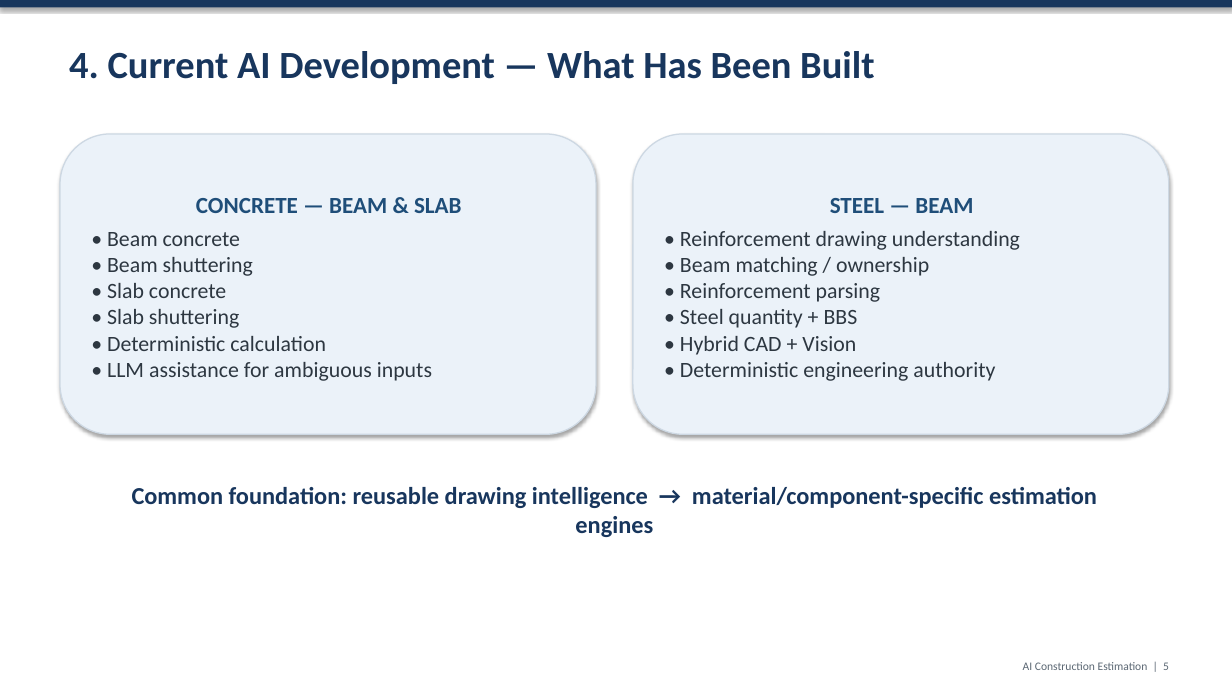
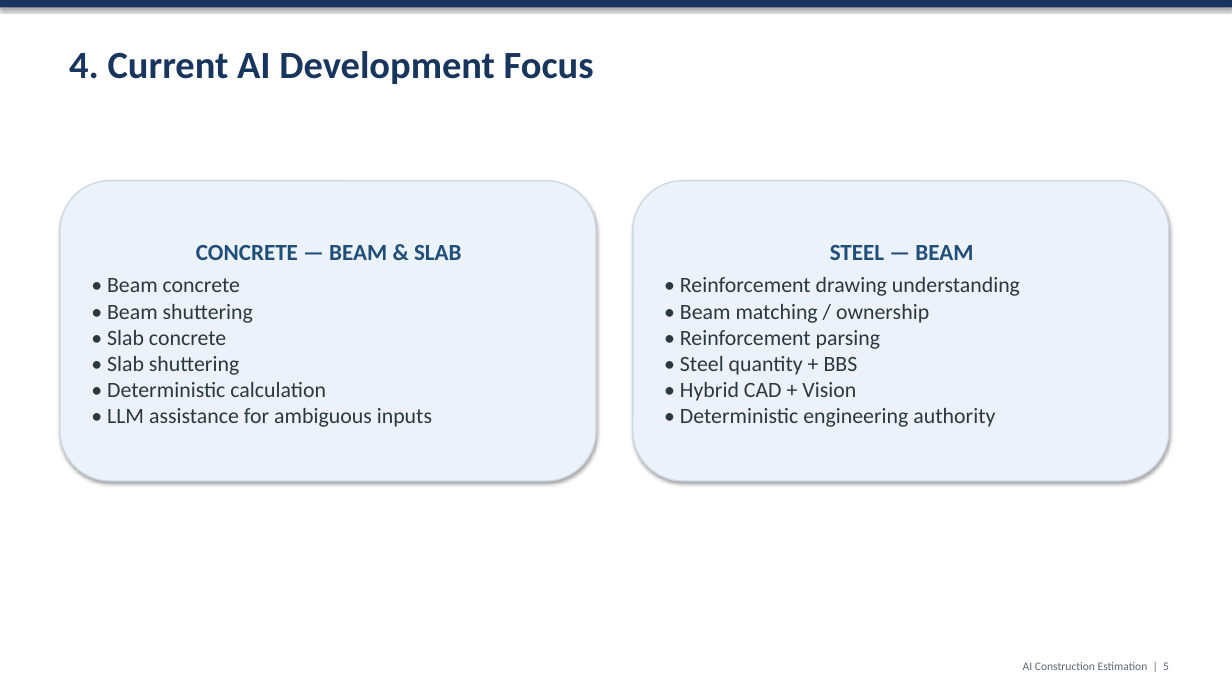
Before and after one commit to NishanthHanumantha/SteelBeamEstimator, a slide deck: slide 5 of Version10/V10_Report_Docs/Complete_AI_Estimation_Overview_V10.pptx. Drawn at 1232x693 pixels with LibreOffice and Linux fonts; fonts in the diff are those of the drawing. Boxes give left, top, right and bottom in pixels: in the first picture for what was removed or moved away, otherwise in the second. Text is boxed around its words. In the diff, an @@ line names an element or a change of style, - is before the commit and + after.

```diff
--- a/Version10/V10_Report_Docs/Complete_AI_Estimation_Overview_V10.pptx
+++ b/Version10/V10_Report_Docs/Complete_AI_Estimation_Overview_V10.pptx
@@ text at [69, 51, 594, 84]: text changed @@
-4. Current AI Development — What Has Been Built
+4. Current AI Development Focus
@@ rounded rectangle "CONCRETE — BEAM & SLAB": place and size @@
-rounded rectangle "CONCRETE — BEAM & SLAB" at [60, 134, 596, 434]
+rounded rectangle "CONCRETE — BEAM & SLAB" at [60, 181, 596, 482]
@@ rounded rectangle "STEEL — BEAM": place and size @@
-rounded rectangle "STEEL — BEAM" at [633, 134, 1169, 434]
+rounded rectangle "STEEL — BEAM" at [633, 181, 1169, 482]
@@ text removed at [132, 487, 1097, 537] @@
-Common foundation: reusable drawing intelligence → material/component-specific estimation engines
```
Also in this commit, not shown: 3 other slides changed, 6 slides added, 5 slides removed, 14 other files.
